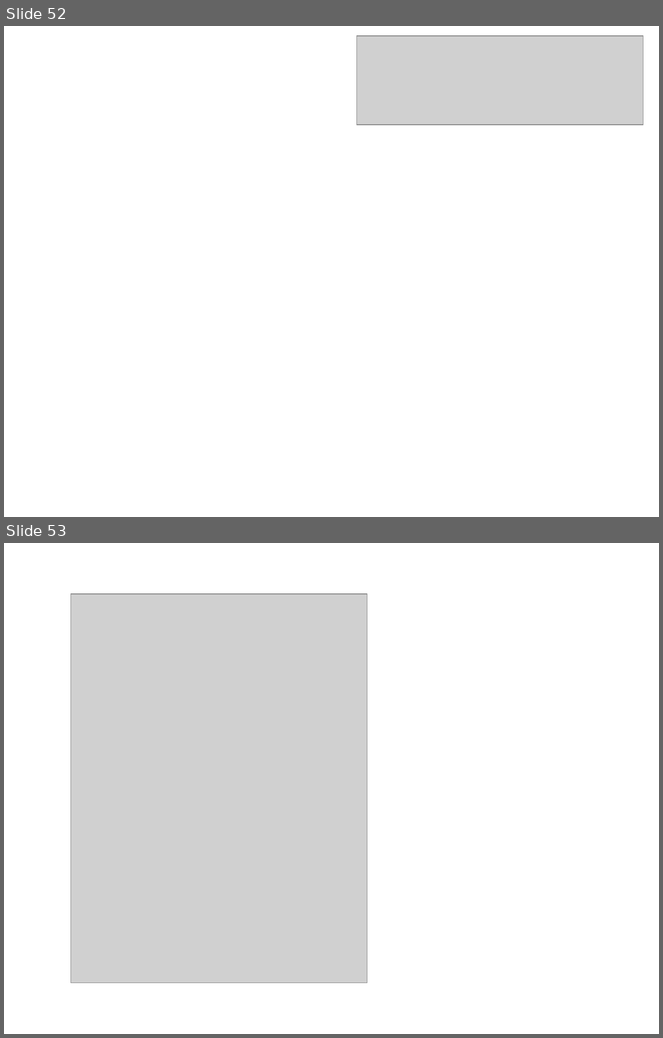
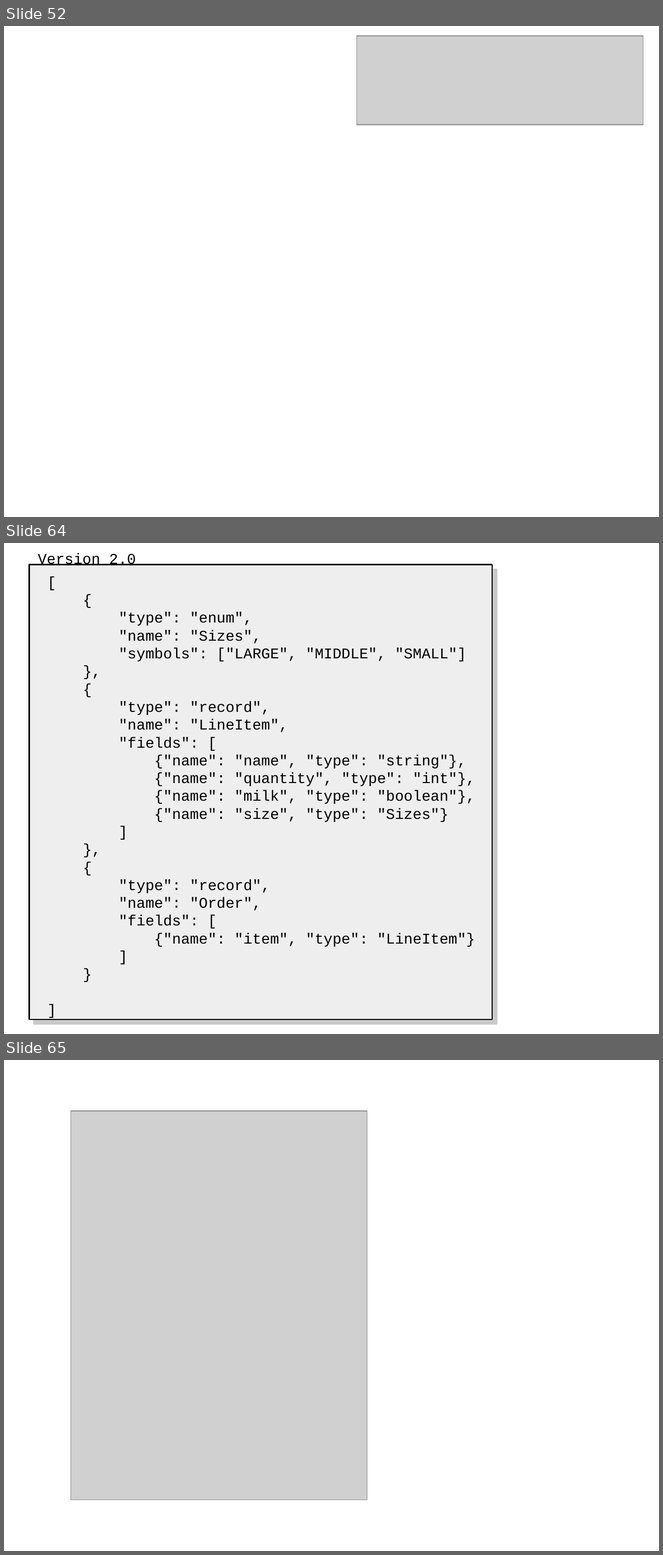
Before and after one commit to xdoo/schema_evolution_demo, a slide deck: Folien.odp. Shown one above the other, each under a label of ours: slides 52 and 53 before the commit, slides 52, 64 and 65 after it; the slides between them are not shown. The pictures are 663x1038 and 663x1555 pixels, drawn with LibreOffice and Linux fonts; fonts in the diff are those of the drawing; grey boxes stand for pictures; background and template pictures are left out. Boxes give left, top, right and bottom in pixels: in the first picture for what was removed or moved away, otherwise in the second. Text is boxed around its words. In the diff, an @@ line names an element or a change of style, - is before the commit and + after.

```diff
--- a/Folien.odp
+++ b/Folien.odp
@@ slide 64 added at [4, 543, 659, 1034], background #FFFFFF @@
@@ text added at [38, 553, 136, 565], 18 pt, text #000000 @@
+Version 2.0
@@ rectangle added at [29, 564, 492, 1020], fill #EEEEEE, outline #000000 1.5 pt @@
@@ text added at [119, 612, 476, 947], 18 pt, text #000000 @@
+[
+{
+"type": "enum",
+"name": "Sizes",
+"symbols": ["LARGE", "MIDDLE", "SMALL"]
+},
+{
+"type": "record",
+"name": "LineItem",
+"fields": [
+{"name": "name", "type": "string"},
+{"name": "quantity", "type": "int"},
+{"name": "milk", "type": "boolean"},
+{"name": "size", "type": "Sizes"}
+]
+},
+{
+"type": "record",
+"name": "Order",
+"fields": [
+{"name": "item", "type": "LineItem"}
+]
+}
+]
@@ what was slide 53 is now slide 65 @@
```
Also in this commit, not shown: 1 slide changed, 11 other slides added, 1 other file.
